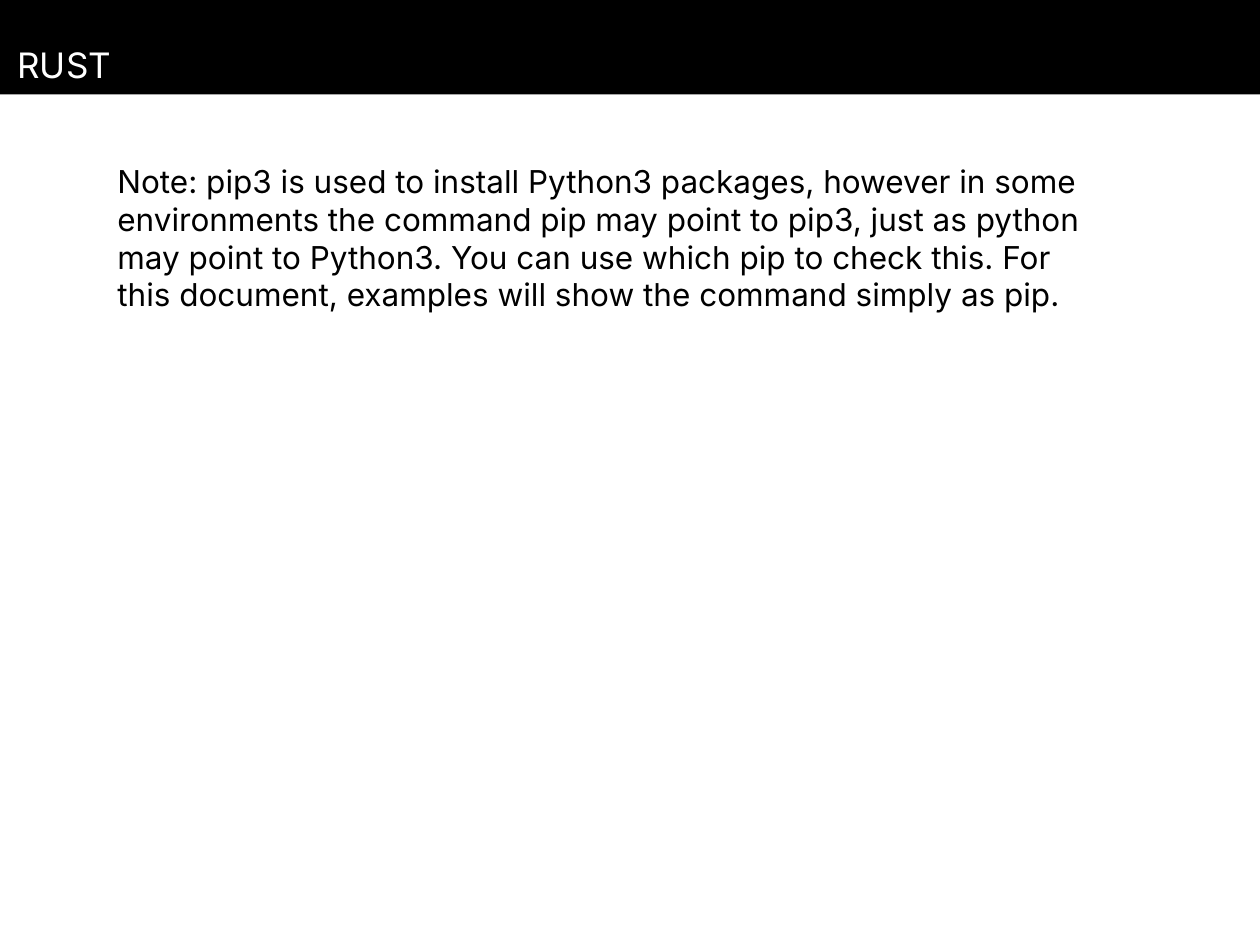
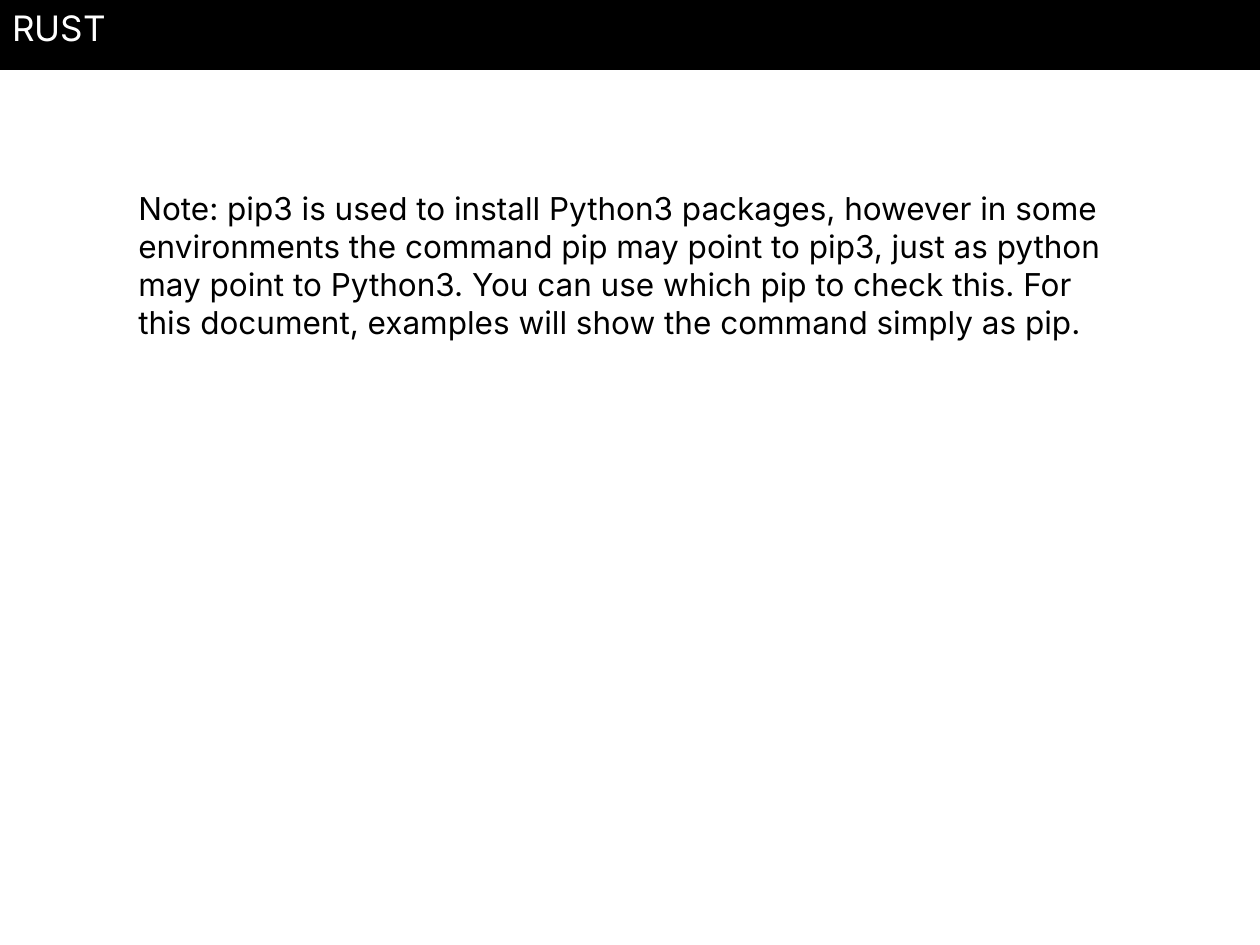
Before and after one commit to Brendan8899/pdfTopptx, a slide deck: slide 4 of output.pptx. Drawn at 1260x945 pixels with LibreOffice and Linux fonts; fonts in the diff are those of the drawing. Boxes give left, top, right and bottom in pixels: in the first picture for what was removed or moved away, otherwise in the second. Text is boxed around its words. In the diff, an @@ line names an element or a change of style, - is before the commit and + after.

```diff
--- a/output.pptx
+++ b/output.pptx
@@ rectangle "RUST": place and size @@
-rectangle "RUST" at [0, 0, 1260, 94]
+rectangle "RUST" at [0, 0, 1260, 71]
@@ text "Note: pip3 is used to ...": place and size @@
-text "Note: pip3 is used to ..." at [117, 169, 1079, 313]
+text "Note: pip3 is used to ..." at [138, 196, 1100, 341]
```
Also in this commit, not shown: 3 other slides changed, 2 other files.
